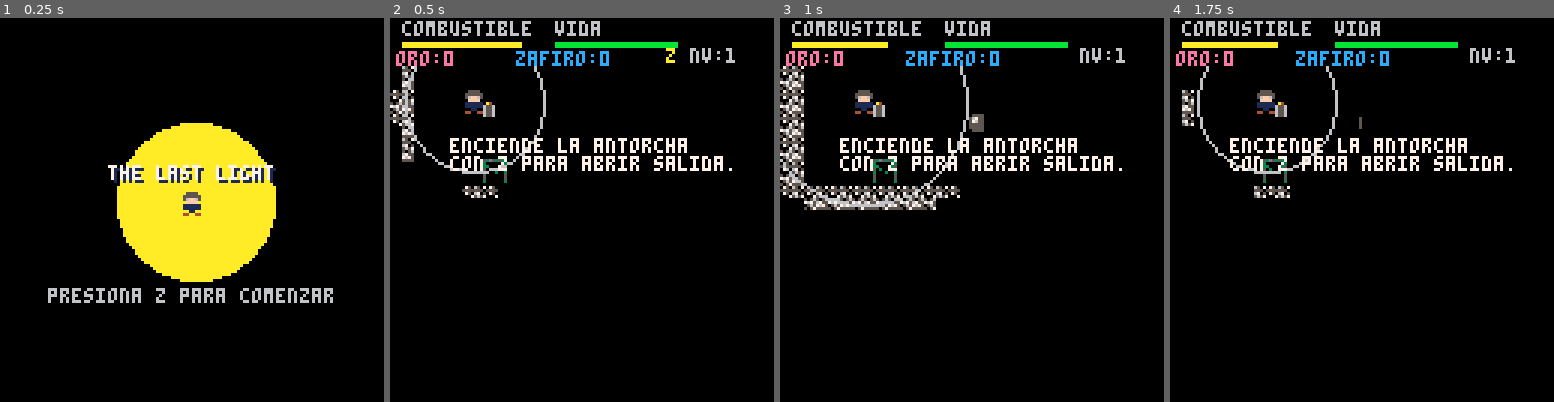
Above: before the commit, frames 1-4 (left to right).
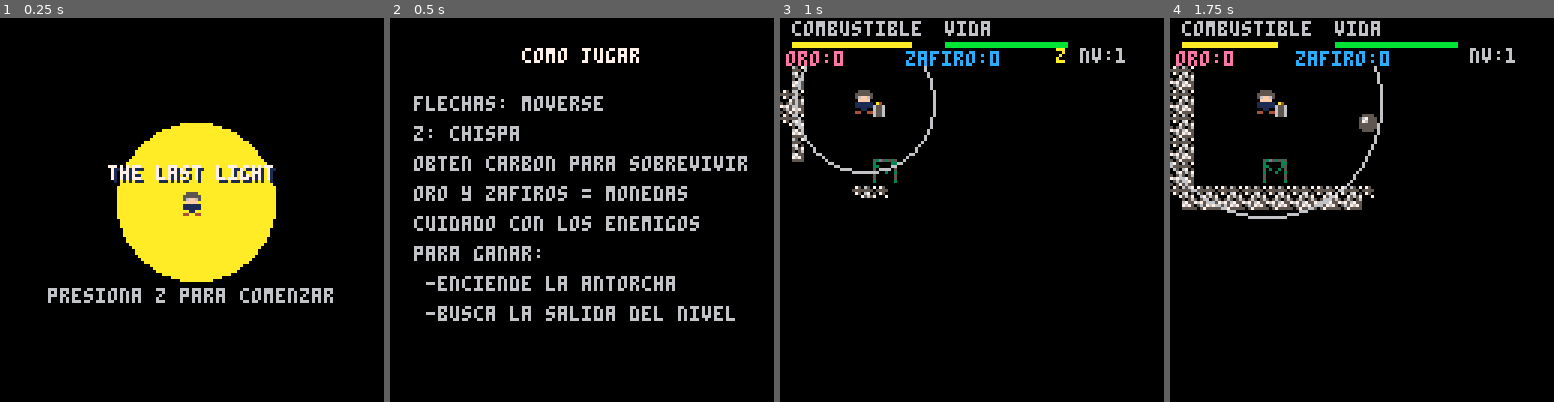
Above: after the commit, the same moments.

Repository: goncho09/the-last-light
Game: PICO-8 cartridge the-last-light.p8
Two runs of this game, one before a commit and one after it. Both use one fixed random seed, a clock stepped at 60 frames per second and the inputs below.
Inputs:
- Up to frame 1 (0.25 s): no input
- Up to frame 2 (0.5 s): tap X (X key) at 0.33 s
- Up to frame 3 (1 s): tap O (Z key) at 0.7 s
- Up to frame 4 (1.75 s): tap X (X key) at 1.07 s; hold Right from 1.6 s (still down); tap O (Z key) at 1.7 s

Frame 1 is identical in both runs. In frame 2, 14% of the frame differs, in the area x 0-93%, y 0-79%; in frame 3, 5.8%; in frame 4, 6.9%.

Commit message:
new tutorial and scene

Diff:
--- a/the-last-light.p8
+++ b/the-last-light.p8
@@ -24,7 +24,6 @@
     oro = 0
     zafiro = 0
     nivel_actual = 1
-    timer_tutorial = 300
 
     antorcha = { x = 60, y = 60, spr = spr_antorcha, encendida = false }
     item_salida = { x = 90, y = 40, spr = spr_salida, activo = false }
@@ -126,26 +125,22 @@
 
 function cargar_nivel(n)
     nivel_actual = n
-    timer_tutorial = (n == 1) and 300 or 0
     descanso = false
 
     if n == 1 then
         music(0)
         reload(0x2000, 0x2000, 0x1000)
         combustible = 100
-        texto_tutorial = "enciende la antorcha\ncon z para abrir salida."
         px = 24
         py = 24
     elseif n == 10 then
         reload(0x2000, 0x2000, 0x1000)
         combustible = 100
-        texto_tutorial = ""
         px = 272
         py = 16
     else
         generar_cueva_aleatoria()
         combustible = mid(40, 95 - (n * 3), 100)
-        texto_tutorial = ""
         px = 24
         py = 24
     end
@@ -219,7 +214,7 @@
             add(enemigos, spawn_enemigo("escorpion", spr_escorpion, 0.2, 45, 10))
         end
     elseif n == 10 then
-        -- aqui podras aれねadir tu jefe manualmente en el futuro
+        -- jefe  en el futuro
     end
 end
 
@@ -402,8 +397,15 @@
 function _update()
     if escena_actual == 0 then
         if btnp(4) or btnp(5) then
+            escena_actual = 1
+        end
+        return
+    end
+
+    if escena_actual == 1 then
+        if btnp(4) or btnp(5) then
             cargar_nivel(1)
-            escena_actual = 1
+            escena_actual = 2
         end
         return
     end
@@ -547,8 +549,6 @@
         timer_apertura -= 1
         radio_luz = radio_base - (radio_base * (timer_apertura / 40))
     end
-
-    if timer_tutorial > 0 then timer_tutorial -= 1 end
 
     actualizar_enemigos()
 end
@@ -667,10 +667,6 @@
     if timer_chispa == 0 and combustible > 5 then
         print("z", 92, 10, 10)
     end
-
-    if timer_tutorial > 0 and texto_tutorial != "" then
-        print(texto_tutorial, 20, 40, 7)
-    end
 end
 
 function dibujar_juego()
@@ -771,9 +767,30 @@
     end
 end
 
+function dibujar_instrucciones()
+    cls(0)
+    print("como jugar", 44, 10, 7)
+
+    print("flechas: moverse", 8, 26, 6)
+    print("z: chispa", 8, 36, 6)
+    print("obten carbon para sobrevivir", 8, 46, 6)
+    print("oro y zafiros = monedas", 8, 56, 6)
+    print("cuidado con los enemigos", 8, 66, 6)
+    print("para ganar:", 8, 76, 6)
+    print("-enciende la antorcha", 12, 86, 6)
+    print("-busca la salida del nivel", 12, 96, 6)
+
+    if flr(t() * 2) % 2 == 0 then
+        print("z: inciar juego", 38, 115, 10)
+    end
+end
+
 function _draw()
     if escena_actual == 0 then
         dibujar_titulo() return
+    end
+    if escena_actual == 1 then
+        dibujar_instrucciones() return
     end
     if vida <= 0 then
         dibujar_game_over() return
